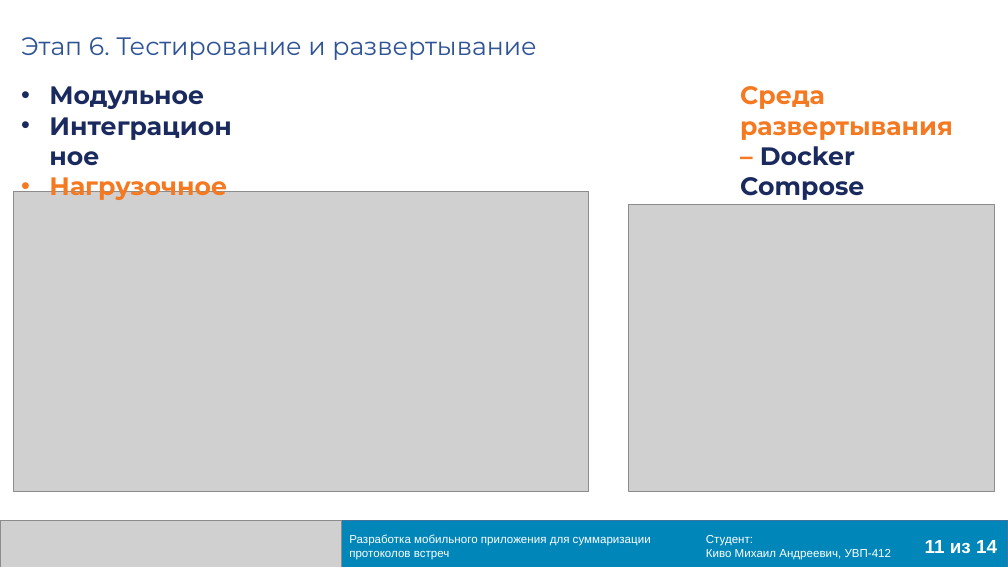
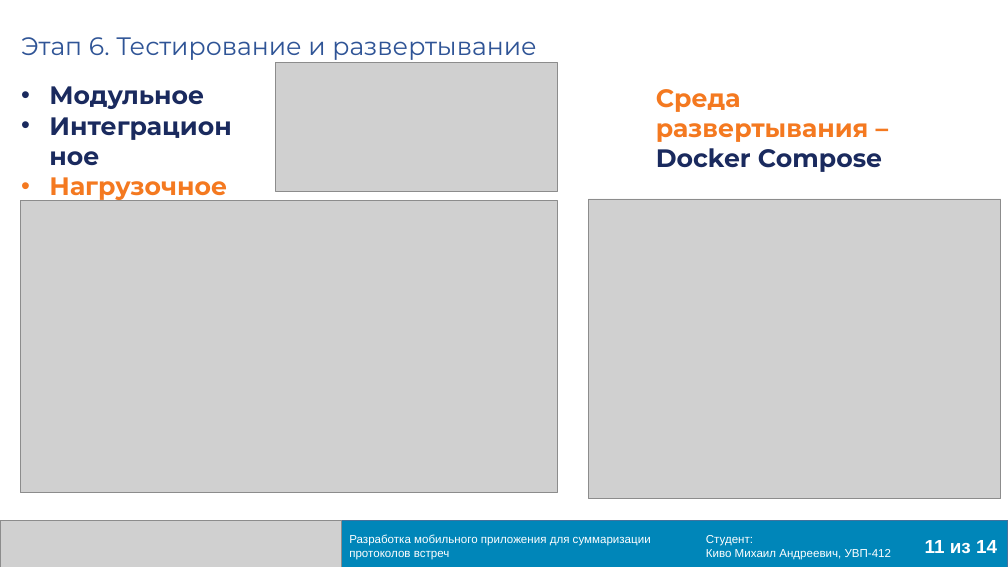
Before and after one commit to Meetings-UVP412/VKR, a slide deck: slide 11 of Презентация Киво Михаил УВП-412.pptx. Drawn at 1008x567 pixels with LibreOffice and Linux fonts; fonts in the diff are those of the drawing; grey boxes stand for pictures. Boxes give left, top, right and bottom in pixels: in the first picture for what was removed or moved away, otherwise in the second. Text is boxed around its words. In the diff, an @@ line names an element or a change of style, - is before the commit and + after.

```diff
--- a/Презентация Киво Михаил УВП-412.pptx
+++ b/Презентация Киво Михаил УВП-412.pptx
@@ picture added at (276, 62, 558, 191) @@
@@ text "Среда развертывания – Docker Compose" rewrapped from (740, 86, 953, 200) to (656, 89, 882, 172) @@
@@ picture: place and size @@
-picture at (14, 191, 589, 491)
+picture at (20, 201, 558, 493)
@@ picture: place and size @@
-picture at (628, 204, 995, 492)
+picture at (588, 199, 1001, 498)
```
Also in this commit, not shown: 10 other slides changed, 2 other files.
